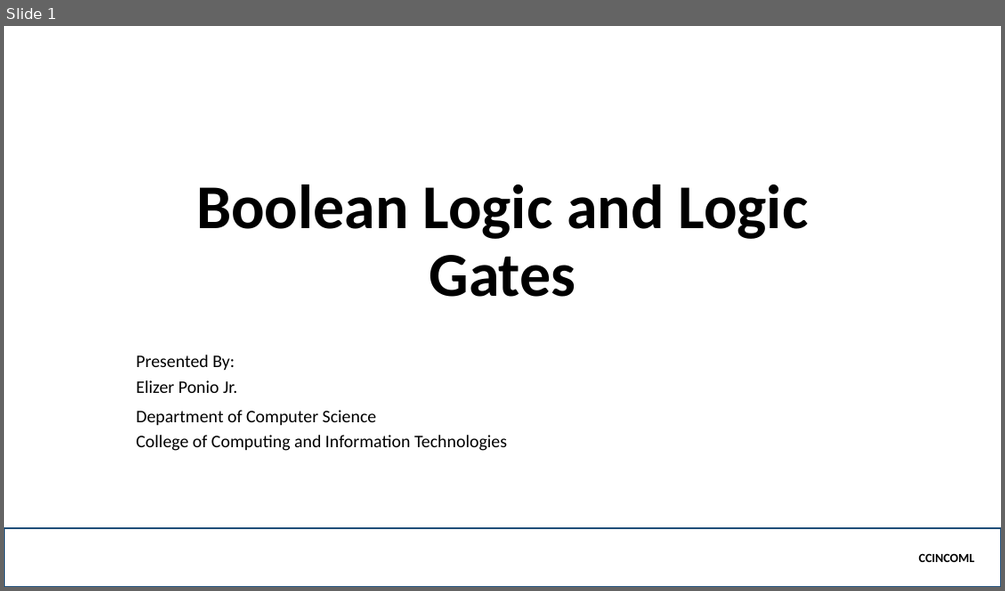
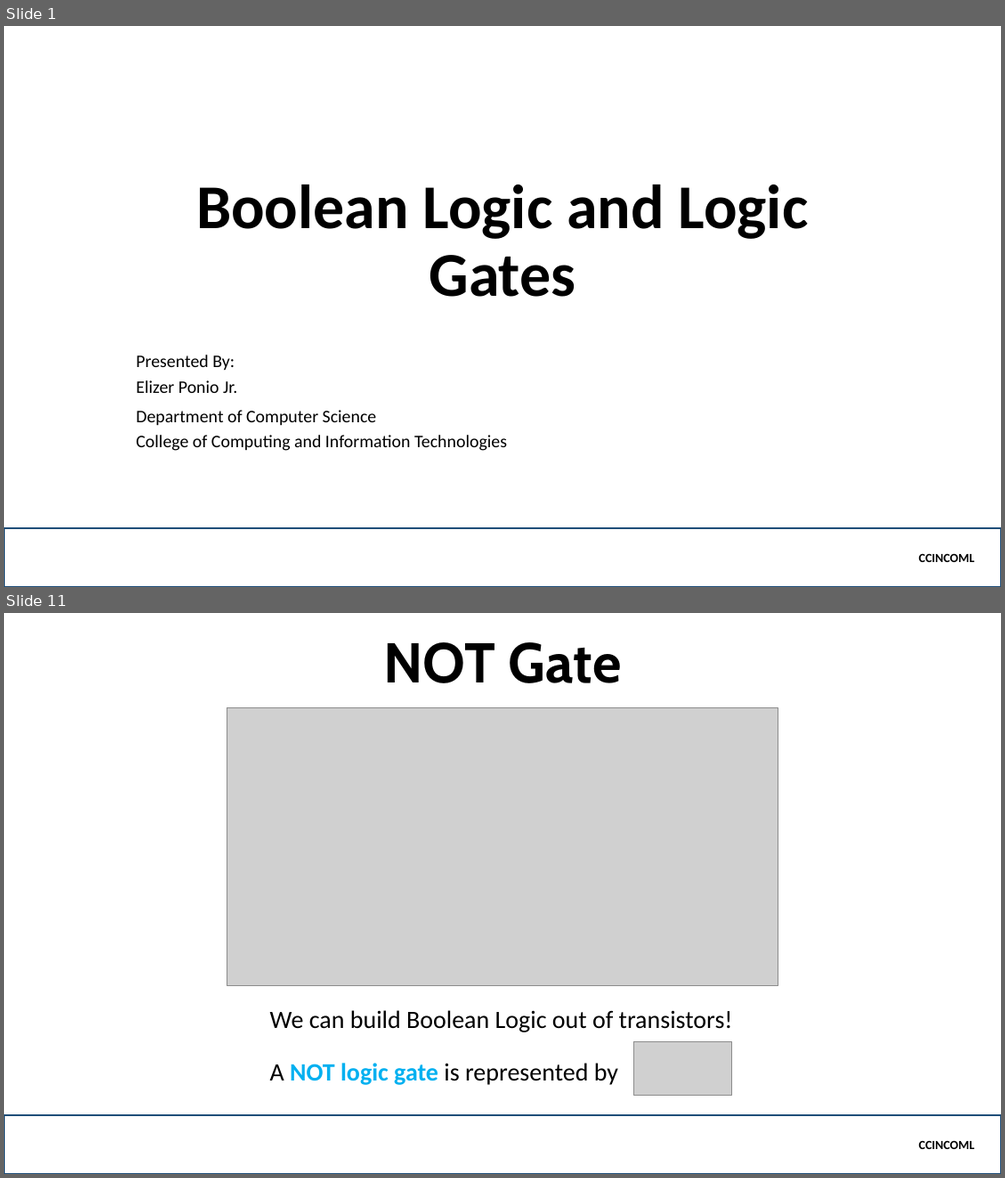
Before and after one commit to jamenggay/CCINCOML, a slide deck: Part 5 - Logic Gates/Boolean Logic and Logic Gates.pptx. Shown one above the other, each under a label of ours: slide 1 before the commit, slides 1 and 11 after it; the slides between them are not shown. The pictures are 1005x591 and 1005x1178 pixels, drawn with LibreOffice and Linux fonts; fonts in the diff are those of the drawing; grey boxes stand for pictures; background and template pictures are left out. Boxes give left, top, right and bottom in pixels: in the first picture for what was removed or moved away, otherwise in the second. Text is boxed around its words. In the diff, an @@ line names an element or a change of style, - is before the commit and + after.

```diff
--- a/Part 5 - Logic Gates/Boolean Logic and Logic Gates.pptx
+++ b/Part 5 - Logic Gates/Boolean Logic and Logic Gates.pptx
@@ slide 11 added at (4, 613, 1001, 1174), background picture (left out) @@
@@ title added at (383, 642, 622, 683), 54 pt, text #000000, bold @@
+NOT Gate
@@ picture added at (226, 708, 778, 985) @@
@@ text added at (270, 1010, 733, 1032), 24 pt, text #000000 @@
+We can build Boolean Logic out of transistors!
@@ text added at (270, 1062, 618, 1085), 24 pt, text #000000 @@
+A NOT logic gate is represented by
@@ picture added at (633, 1041, 732, 1094) @@
@@ rectangle added at (4, 1115, 1001, 1174), outline #1F4E79 2.25 pt, 12 pt, text #000000, bold @@
+CCINCOML
```
Also in this commit, not shown: 1 slide changed, 12 other slides added, 1 slide removed.
